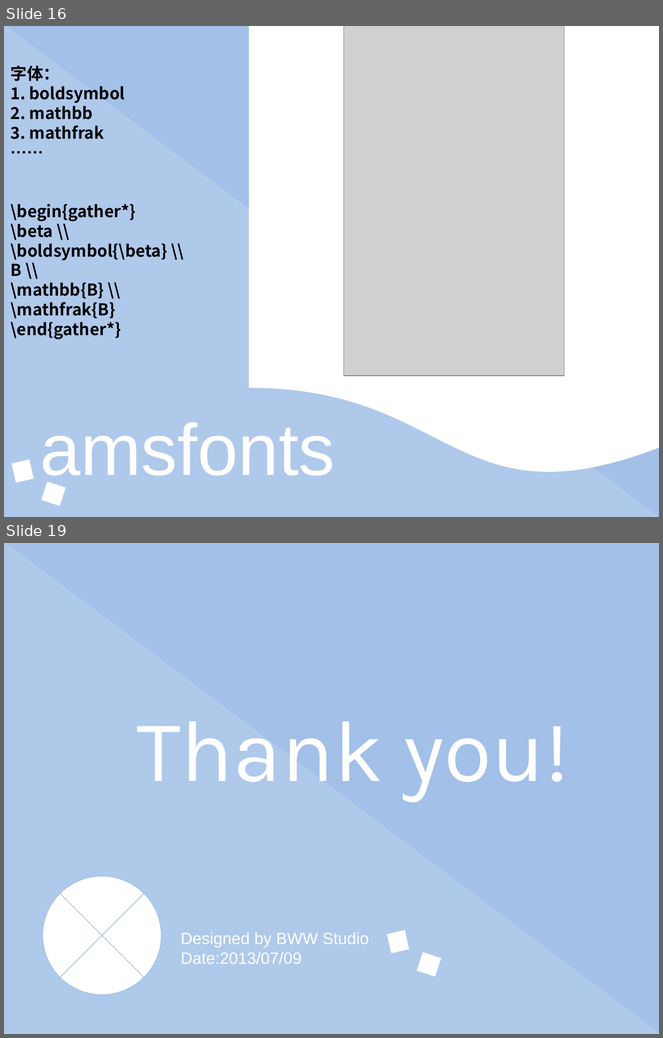
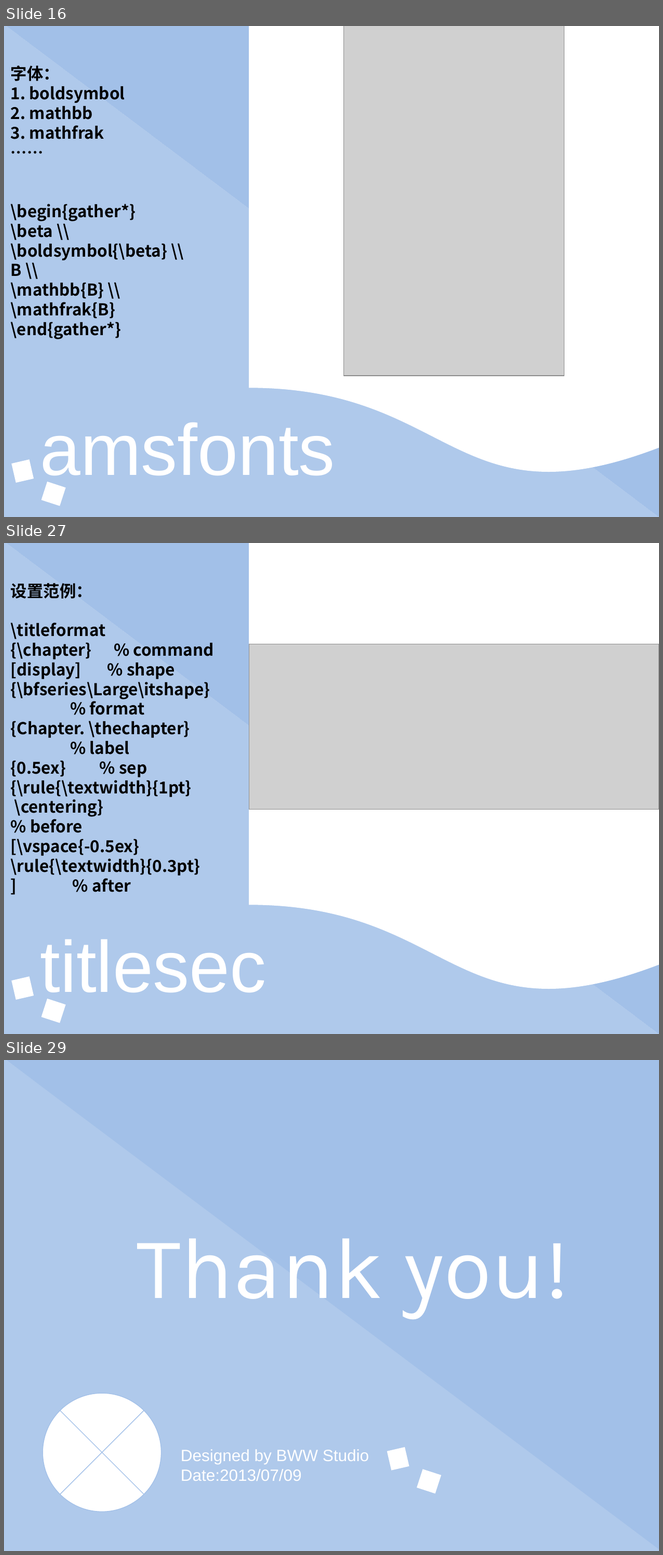
Before and after one commit to eesast/lectures, a slide deck: drafts/latex/常用宏包及其他高阶内容.pptx. Shown one above the other, each under a label of ours: slides 16 and 19 before the commit, slides 16, 27 and 29 after it; the slides between them are not shown. The pictures are 663x1038 and 663x1555 pixels, drawn with LibreOffice and Linux fonts; fonts in the diff are those of the drawing; grey boxes stand for pictures. Boxes give left, top, right and bottom in pixels: in the first picture for what was removed or moved away, otherwise in the second. Text is boxed around its words. In the diff, an @@ line names an element or a change of style, - is before the commit and + after.

```diff
--- a/drafts/latex/常用宏包及其他高阶内容.pptx
+++ b/drafts/latex/常用宏包及其他高阶内容.pptx
@@ slide 27 added at (x1=4, y1=543, x2=659, y2=1034), background #FFFFFF @@
@@ right triangle added at (x1=4, y1=543, x2=659, y2=1034), fill #A2C0E8 at 85% opacity @@
@@ right triangle added at (x1=4, y1=543, x2=659, y2=1034), fill #A2C0E8 @@
@@ flow chart document added at (x1=249, y1=543, x2=659, y2=995), fill #FFFFFF @@
@@ text added at (x1=11, y1=583, x2=214, y2=892), 18 pt, text #000000, bold @@
+设置范例：
+\titleformat
+{\chapter} % command
+[display] % shape
+{\bfseries\Large\itshape}
+% format
+{Chapter. \thechapter}
+% label
+{0.5ex} % sep
+{\rule{\textwidth}{1pt}
+\centering} % before
+[\vspace{-0.5ex}
+\rule{\textwidth}{0.3pt}
+] % after
@@ picture added at (x1=249, y1=644, x2=659, y2=810) @@
@@ text added at (x1=40, y1=940, x2=266, y2=1005), 80 pt, text #FFFFFF @@
+titlesec
@@ rectangle added at (x1=11, y1=977, x2=34, y2=1000), fill #FFFFFF @@
@@ rectangle added at (x1=41, y1=999, x2=66, y2=1024), fill #FFFFFF @@
@@ what was slide 19 is now slide 29 @@
```
Also in this commit, not shown: 1 slide changed, 12 other slides added, 3 slides removed, 1 other file.
